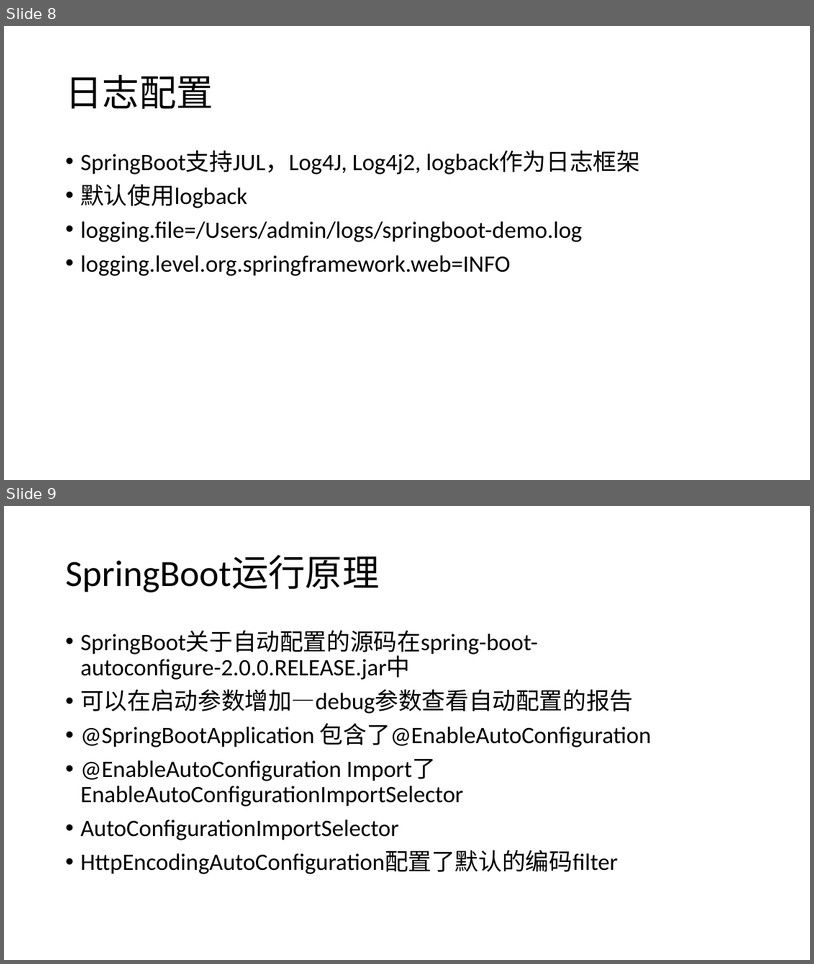
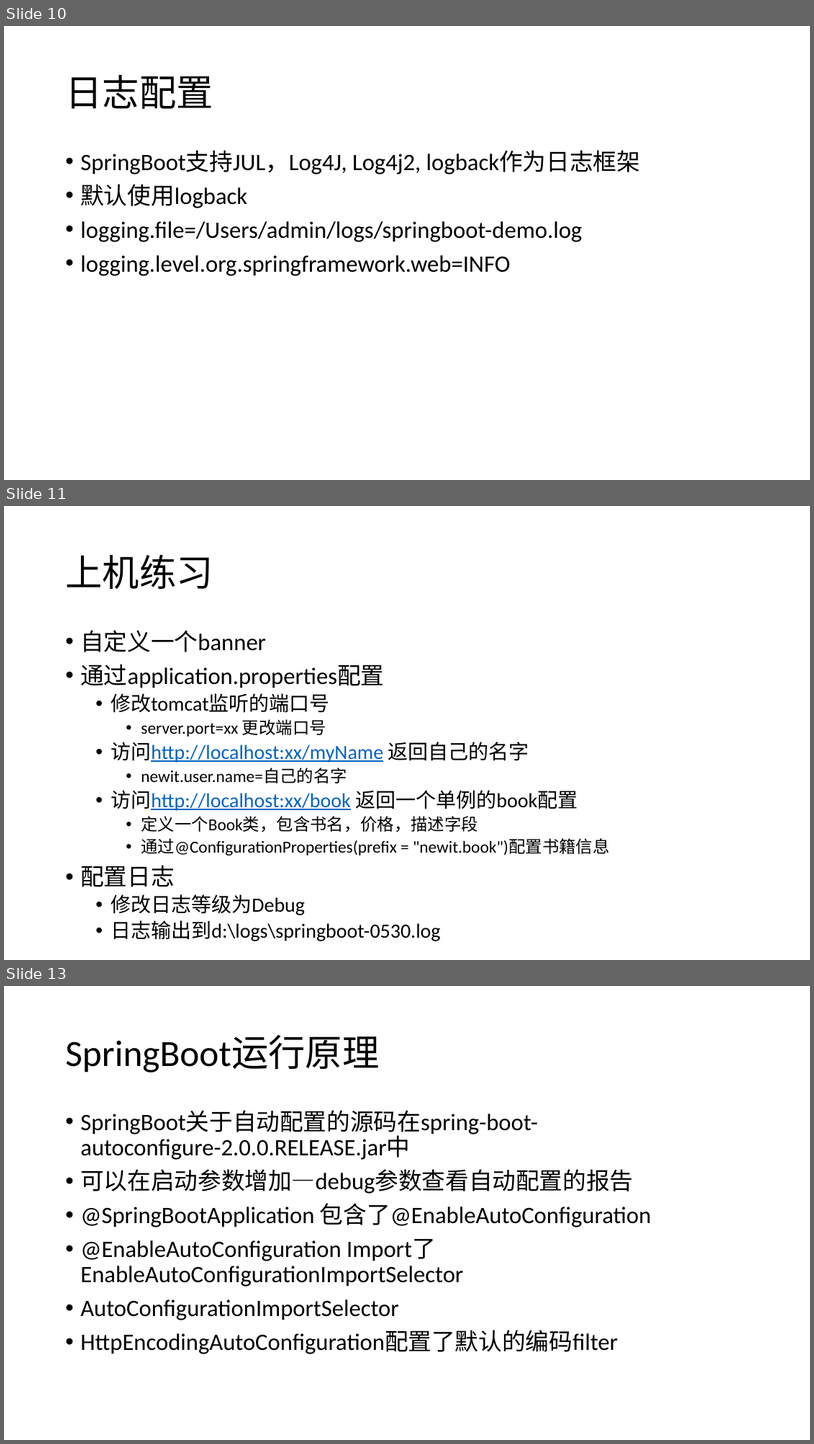
Before and after one commit to airuitian/MicroService, a slide deck: springboot/SpringBoot-2.pptx. Shown one above the other, each under a label of ours: slides 8 and 9 before the commit, slides 10, 11 and 13 after it; the slides between them are not shown. The pictures are 814x964 and 814x1444 pixels, drawn with LibreOffice and Linux fonts; fonts in the diff are those of the drawing. Boxes give left, top, right and bottom in pixels: in the first picture for what was removed or moved away, otherwise in the second. Text is boxed around its words. In the diff, an @@ line names an element or a change of style, - is before the commit and + after.

```diff
--- a/springboot/SpringBoot-2.pptx
+++ b/springboot/SpringBoot-2.pptx
@@ slide 11 added at (x1=4, y1=506, x2=810, y2=960), background #FFFFFF @@
@@ title added at (x1=65, y1=554, x2=213, y2=589), 44 pt, text #000000 @@
+上机练习
@@ text added at (x1=80, y1=630, x2=610, y2=941), 24 pt, text #000000 @@
+• 自定义一个banner
+• 通过application.properties配置
+  • 修改tomcat监听的端口号
+    • server.port=xx 更改端口号
+  • 访问http://localhost:xx/myName 返回自己的名字
+    • newit.user.name=自己的名字
+  • 访问http://localhost:xx/book 返回一个单例的book配置
+    • 定义一个Book类，包含书名，价格，描述字段
+    • 通过@ConfigurationProperties(prefix = "newit.book")配置书籍信息
+• 配置日志
+  • 修改日志等级为Debug
+  • 日志输出到d:\logs\springboot-0530.log
@@ what was slide 8 is now slide 10 @@
@@ what was slide 9 is now slide 13 @@
```
Also in this commit, not shown: 2 slides changed, 3 other slides added, 21 other files.
